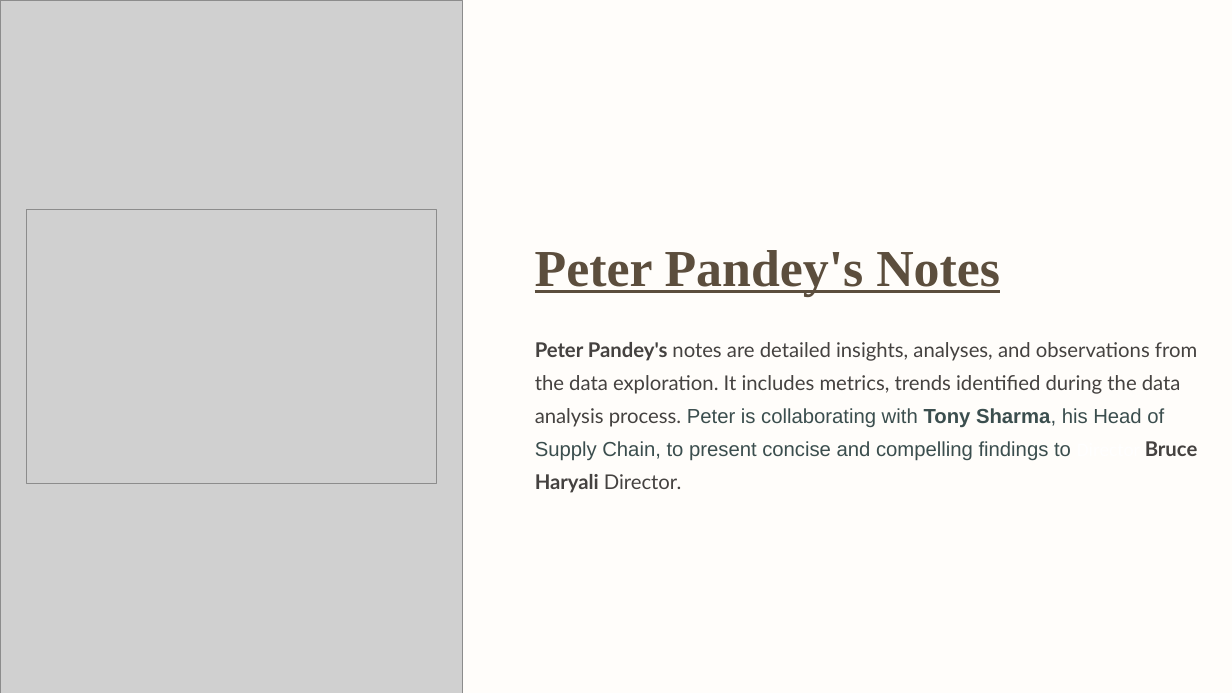
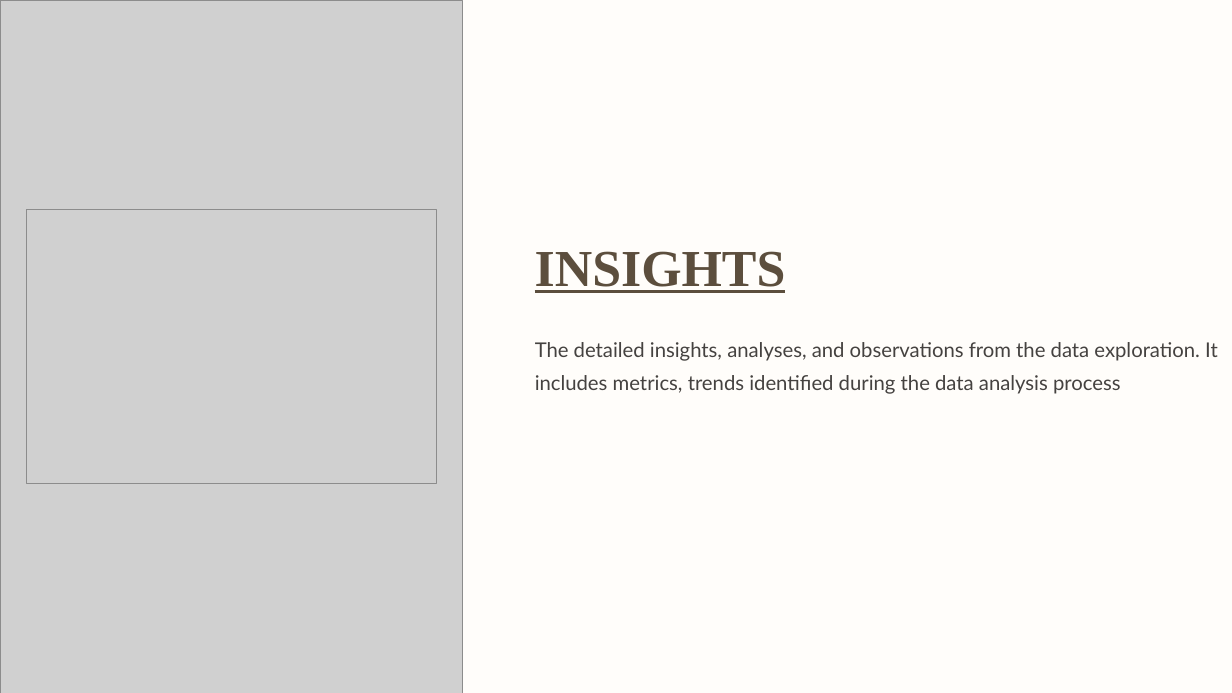
Before and after one commit to VAKGK/SUPPLY-CHAIN-IN-FMCG, a slide deck: slide 7 of Presentation/PPT Presentation/FMCG_PPT.pptx (slide 6 before the commit). Drawn at 1232x693 pixels with LibreOffice and Linux fonts; fonts in the diff are those of the drawing; grey boxes stand for pictures; background and template pictures are left out. Boxes give left, top, right and bottom in pixels: in the first picture for what was removed or moved away, otherwise in the second. Text is boxed around its words. In the diff, an @@ line names an element or a change of style, - is before the commit and + after.

```diff
--- a/Presentation/PPT Presentation/FMCG_PPT.pptx
+++ b/Presentation/PPT Presentation/FMCG_PPT.pptx
@@ text at <box>535,251,786,293</box>: text changed @@
-Peter Pandey's Notes
+INSIGHTS
@@ text at <box>535,342,1218,394</box>: text changed @@
-Peter Pandey's notes are detailed insights, analyses, and observations from the data exploration. It includes metrics, trends identified during the data analysis process. Peter is collaborating with Tony Sharma, his Head of Supply Chain, to present concise and compelling findings to Director Bruce Haryali Director.
+The detailed insights, analyses, and observations from the data exploration. It includes metrics, trends identified during the data analysis process
```
Also in this commit, not shown: 5 other slides changed, 2 slides added, 1 slide removed, 1 other file.
